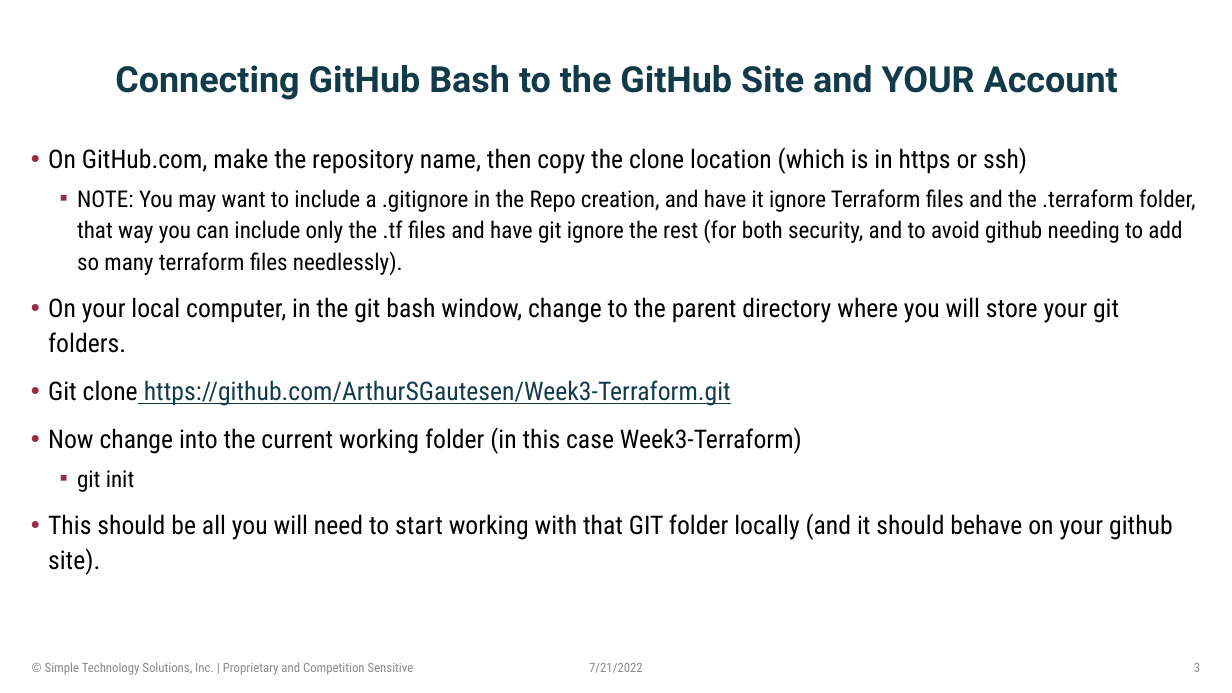
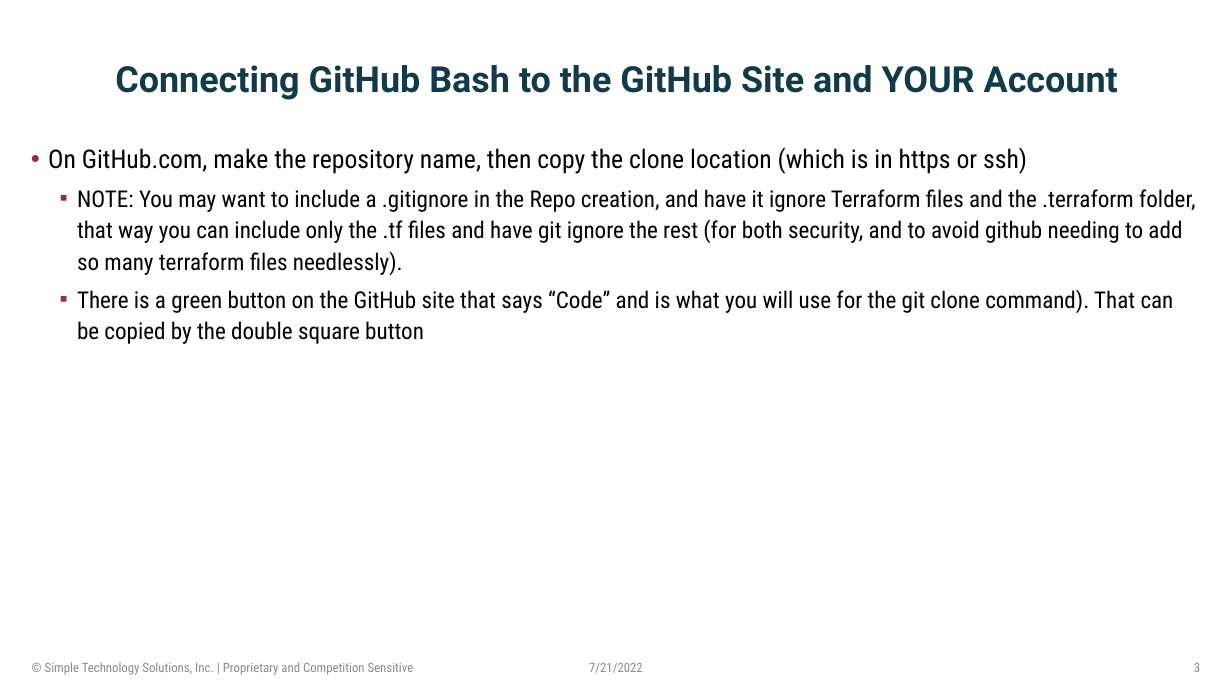
Before and after one commit to ArthurSGautesen/Week3-Terraform, a slide deck: slide 3 of Week3-GitHub_And_Terraform.pptx. Drawn at 1232x693 pixels with LibreOffice and Linux fonts; fonts in the diff are those of the drawing; background and template pictures are left out. Boxes give left, top, right and bottom in pixels: in the first picture for what was removed or moved away, otherwise in the second. Text is boxed around its words. In the diff, an @@ line names an element or a change of style, - is before the commit and + after.

Commit message:
updating pptx file

```diff
--- a/Week3-GitHub_And_Terraform.pptx
+++ b/Week3-GitHub_And_Terraform.pptx
@@ text at [77,290,1174,344]: text changed; size 20 to 18 pt @@
-• On your local computer, in the git bash window, change to the parent directory where you will store your git folders.
-• Git clone https://github.com/ArthurSGautesen/Week3-Terraform.git
-• Now change into the current working folder (in this case Week3-Terraform)
-  ▪ git init
-• This should be all you will need to start working with that GIT folder locally (and it should behave on your github site).
+  ▪ There is a green button on the GitHub site that says “Code” and is what you will use for the git clone command). That can be copied by the double square button
```
Also in this commit, not shown: 1 other slide changed, 1 slide added.
